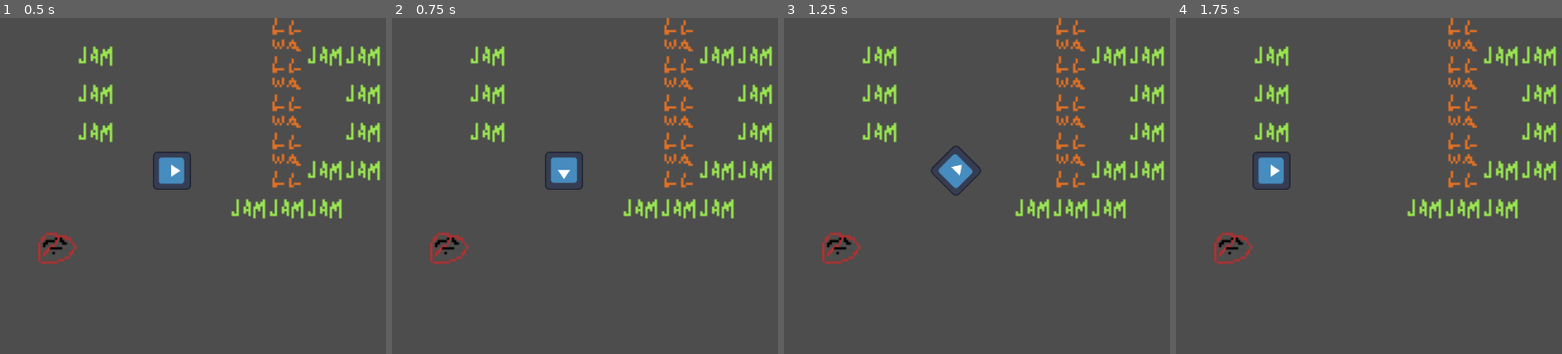
Above: before the commit, frames 1-4 (left to right).
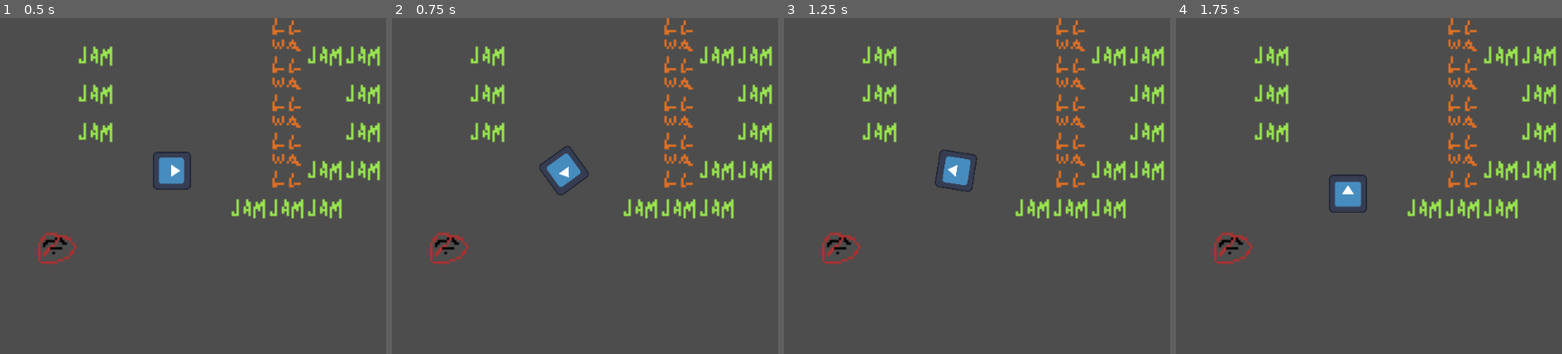
Above: after the commit, the same moments.

Repository: gavelhj/Ludum-Dare-59
Game: Godot game, scene res://scenes/world.tscn
Same seed, same stepped clock (60 frames per second), same inputs: the game is played once before the commit and once after it. This scene is started directly instead of the project's main scene. The engine's default icon, where the game draws it, is replaced by a stand-in: a white triangle on a blue panel in a dark square.
Inputs:
- Up to frame 1 (0.5 s): no input
- Up to frame 2 (0.75 s): tap Enter at 0.5 s; hold Right (ui_right) from 0.53 s (still down)
- Up to frame 3 (1.25 s): keep holding Right (ui_right)
- Up to frame 4 (1.75 s): release Right (ui_right) at 1.28 s; hold Down (ui_down) from 1.28 s (still down)

Frame 1 is identical in both runs. In frame 2, 0.5% of the frame differs, in the area x 38-51%, y 38-53%; in frame 3, 0.5%; in frame 4, 1.5%, in the area x 19-50%, y 39-58%.

Commit message:
slowed down animation speed
it was too fast

Diff:
--- a/ludum-dare-59-game/resources idk the name/player.gd
+++ b/ludum-dare-59-game/resources idk the name/player.gd
@@ -14,7 +14,7 @@
 var rotate_end = 0
 
 var alpha = 0 # movement timer
-var animation_speed = 5
+var animation_speed = 3
 var movement_queued = false # give time for animation
 
 func update_direction() -> void:
